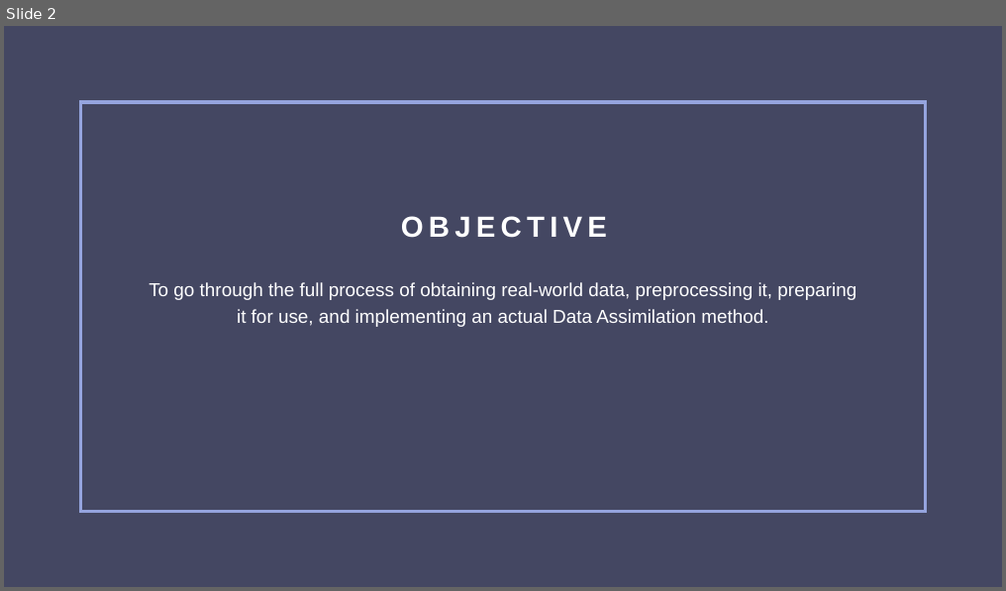
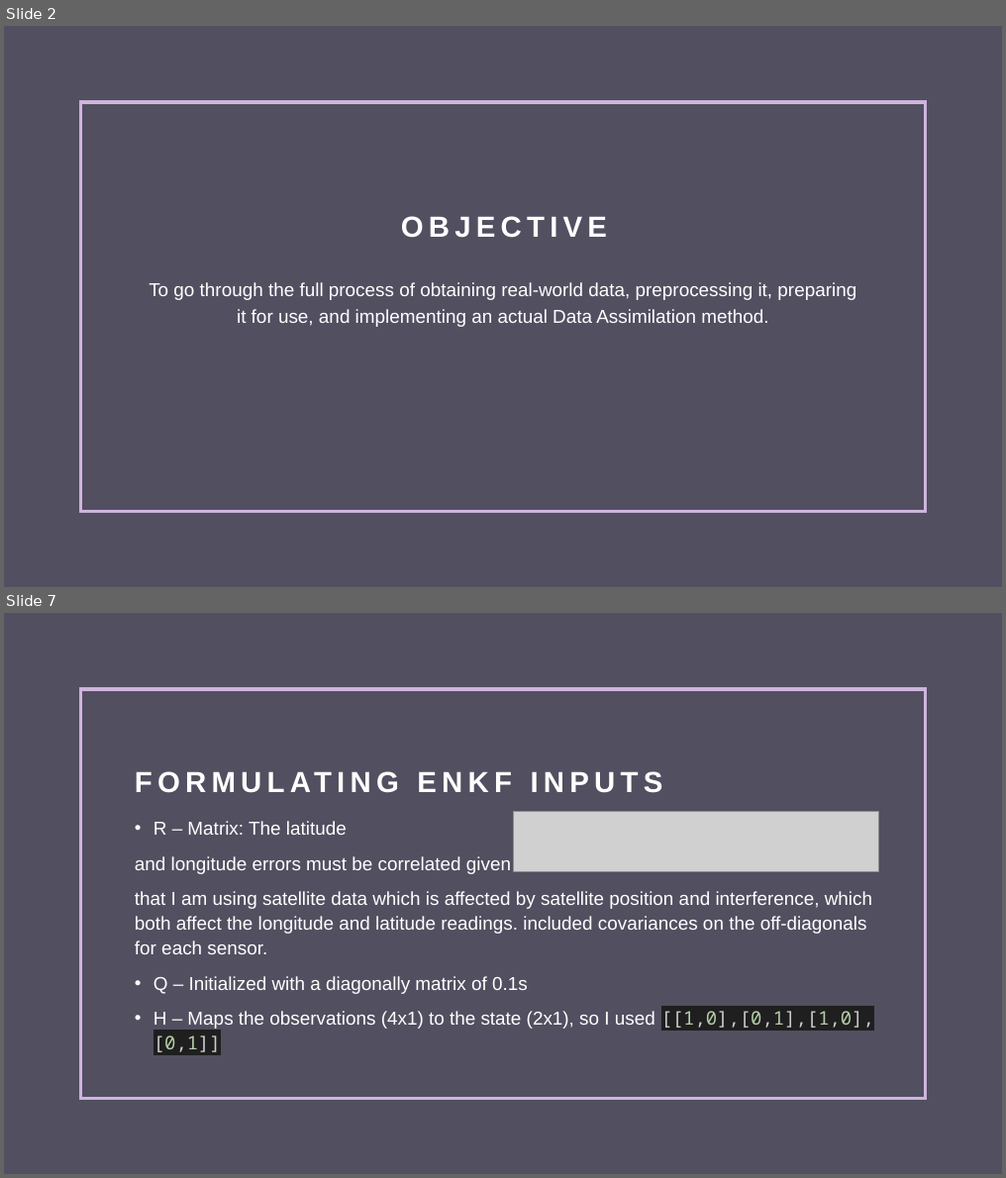
Before and after one commit to MarioShontz/GPS_DA, a slide deck: An Adventure with the Ensemble Kalman Filter.pptx. Shown one above the other, each under a label of ours: slide 2 before the commit, slides 2 and 7 after it; the slides between them are not shown. The pictures are 1006x591 and 1006x1178 pixels, drawn with LibreOffice and Linux fonts; fonts in the diff are those of the drawing; grey boxes stand for pictures. Boxes give left, top, right and bottom in pixels: in the first picture for what was removed or moved away, otherwise in the second. Text is boxed around its words. In the diff, an @@ line names an element or a change of style, - is before the commit and + after.

```diff
--- a/An Adventure with the Ensemble Kalman Filter.pptx
+++ b/An Adventure with the Ensemble Kalman Filter.pptx
@@ slide 7 added at [4, 613, 1002, 1174], background #515060; not listed: 1 template element that a slide beside it also shows @@
@@ title added at [128, 714, 889, 802], 28 pt, text #FFFFFF, bold @@
+FORMULATING ENKF INPUTS
@@ picture added at [514, 811, 879, 872] @@
@@ text added at [135, 821, 874, 1053], 18 pt, text #FFFFFF @@
+• R – Matrix: The latitude
+and longitude errors must be correlated given
+that I am using satellite data which is affected by satellite position and interference, which both affect the longitude and latitude readings. included covariances on the off-diagonals for each sensor.
+• Q – Initialized with a diagonally matrix of 0.1s
+• H – Maps the observations (4x1) to the state (2x1), so I used [[1,0],[0,1],[1,0],[0,1]]
@@ slide 2 changed as well @@
@@ background #444863 to #515060 @@
@@ rectangle at [80, 102, 926, 511]: outline #95A4DE 3 pt to #CEB5DD 3 pt @@
```
Also in this commit, not shown: 2 other slides changed, 6 other slides added, 5 other files.
